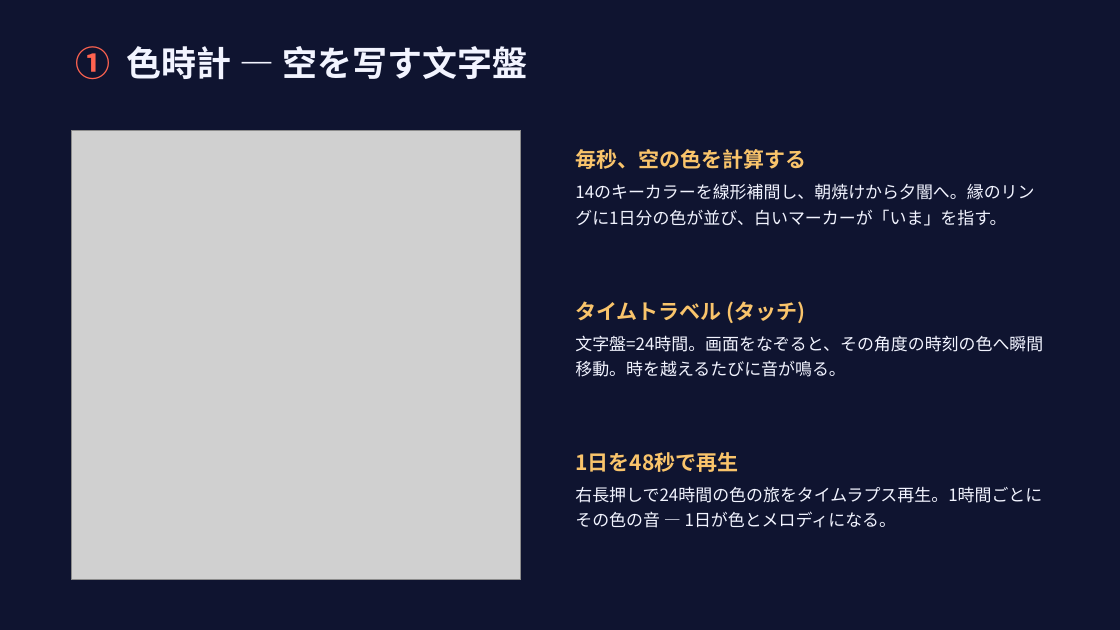
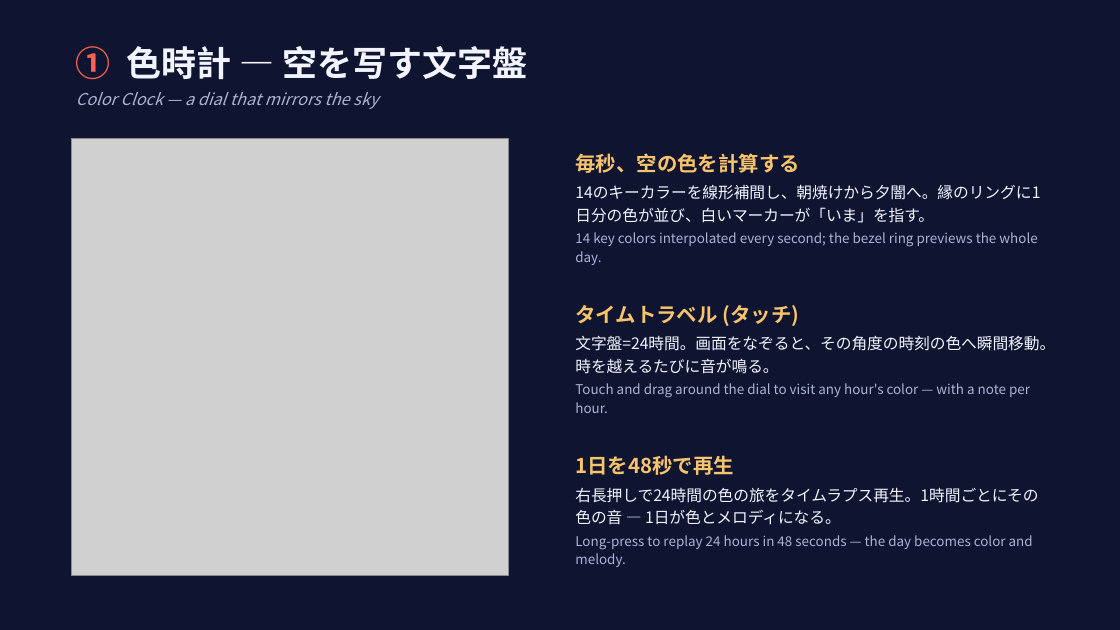
Before and after one commit to aokko2000/iroirotokei, a slide deck: slide 4 of docs/iroirotokei_contest_slides.pptx (slide 3 before the commit). Drawn at 1120x630 pixels with LibreOffice and Linux fonts; fonts in the diff are those of the drawing; grey boxes stand for pictures. Boxes give left, top, right and bottom in pixels: in the first picture for what was removed or moved away, otherwise in the second. Text is boxed around its words. In the diff, an @@ line names an element or a change of style, - is before the commit and + after.

Commit message:
Bilingual (JP/EN) contest slides with real device photos

```diff
--- a/docs/iroirotokei_contest_slides.pptx
+++ b/docs/iroirotokei_contest_slides.pptx
@@ text added at bbox=[76, 92, 378, 109], 14 pt, text #A9B4D6, italic @@
+Color Clock — a dial that mirrors the sky
@@ picture: place and size @@
-picture at bbox=[71, 130, 521, 580]
+picture at bbox=[71, 139, 508, 576]
@@ text at bbox=[575, 153, 1040, 223]: size 18 to 17.5 pt in "毎秒、空の色を計算する"; size 14.5 to 13.5 pt in "14のキーカラーを線形補間し、朝焼けから夕闇へ。縁のリングに1日分の色が並び、白いマーカーが「いま」を指す。"; less space between paragraphs; line spacing 1.25 to 1.2; more space between paragraphs @@
@@ text at bbox=[575, 232, 1037, 265]: paragraph added @@
+14 key colors interpolated every second; the bezel ring previews the whole day.
@@ text at bbox=[575, 305, 1055, 374]: size 18 to 17.5 pt in "タイムトラベル (タッチ)"; size 14.5 to 13.5 pt in "文字盤=24時間。画面をなぞると、その角度の時刻の色へ瞬間移動。時を越えるたびに音が鳴る。"; less space between paragraphs; line spacing 1.25 to 1.2; more space between paragraphs @@
@@ text at bbox=[575, 383, 1030, 413]: paragraph added @@
+Touch and drag around the dial to visit any hour's color — with a note per hour.
@@ text at bbox=[575, 455, 1038, 525]: size 18 to 17.5 pt in "1日を48秒で再生"; size 14.5 to 13.5 pt in "右長押しで24時間の色の旅をタイムラプス再生。1時間ごとにその色の音 — 1日が色とメロディになる。"; less space between paragraphs; line spacing 1.25 to 1.2; more space between paragraphs @@
@@ text at bbox=[575, 535, 1033, 567]: paragraph added @@
+Long-press to replay 24 hours in 48 seconds — the day becomes color and melody.
```
Also in this commit, not shown: 9 other slides changed, 1 slide added.
